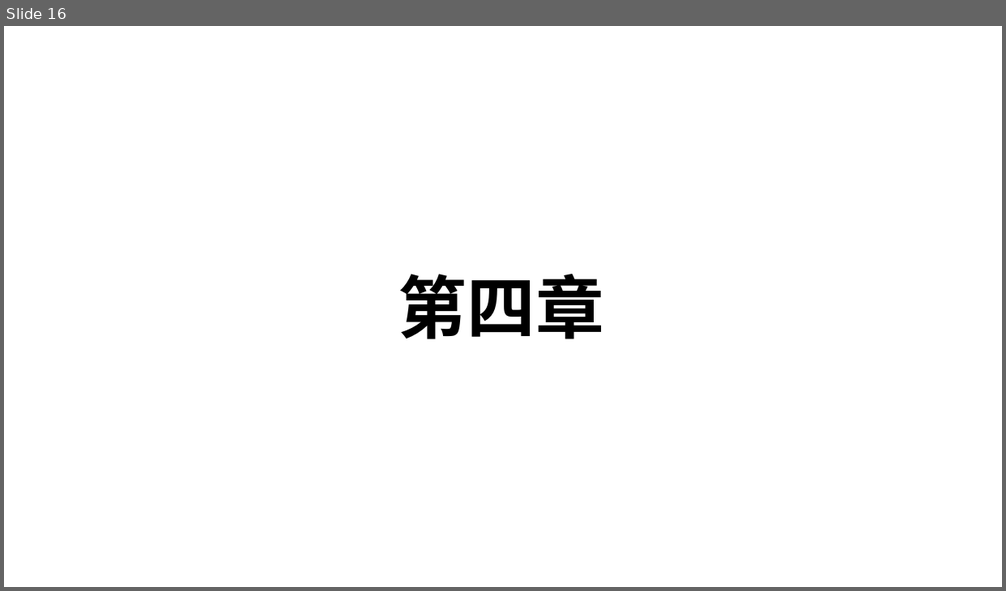
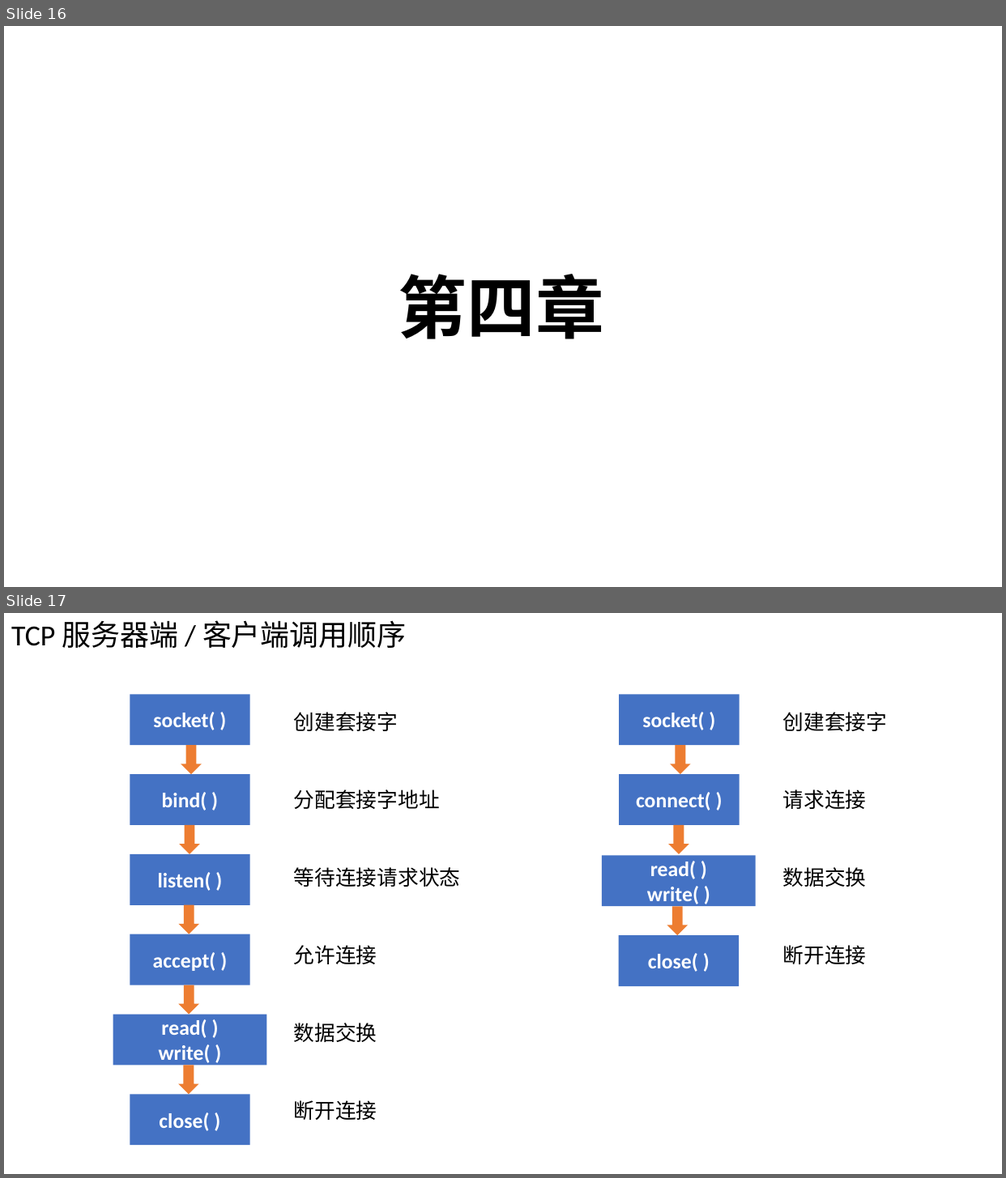
Before and after one commit to Chao200/TCP-IP-Network-Programming, a slide deck: TCP:IP 网络编程.pptx. Shown one above the other, each under a label of ours: slide 16 before the commit, slides 16 and 17 after it. The pictures are 1006x591 and 1006x1178 pixels, drawn with LibreOffice and Linux fonts; fonts in the diff are those of the drawing. Boxes give left, top, right and bottom in pixels: in the first picture for what was removed or moved away, otherwise in the second. Text is boxed around its words. In the diff, an @@ line names an element or a change of style, - is before the commit and + after.

```diff
--- a/TCP:IP 网络编程.pptx
+++ b/TCP:IP 网络编程.pptx
@@ slide 17 added at <box>4,613,1002,1174</box>, background #FFFFFF @@
@@ text added at <box>11,620,406,648</box>, 28 pt, text #000000 @@
+TCP 服务器端 / 客户端调用顺序
@@ rectangle added at <box>130,695,250,746</box>, fill #4472C4, 20 pt, text #FFFFFF, bold @@
+socket( )
@@ rectangle added at <box>620,695,740,746</box>, fill #4472C4, 20 pt, text #FFFFFF, bold @@
+socket( )
@@ text added at <box>294,712,398,731</box>, 20 pt, text #000000 @@
+创建套接字
@@ text added at <box>783,712,887,731</box>, 20 pt, text #000000 @@
+创建套接字
@@ down arrow added at <box>181,746,202,775</box>, fill #ED7D31 @@
@@ down arrow added at <box>671,746,691,775</box>, fill #ED7D31 @@
@@ rectangle added at <box>130,774,250,825</box>, fill #4472C4, 20 pt, text #FFFFFF, bold @@
+bind( )
@@ rectangle added at <box>620,774,740,825</box>, fill #4472C4, 20 pt, text #FFFFFF, bold @@
+connect( )
@@ text added at <box>294,790,440,809</box>, 20 pt, text #000000 @@
+分配套接字地址
@@ text added at <box>783,790,867,809</box>, 20 pt, text #000000 @@
+请求连接
@@ down arrow added at <box>179,825,200,855</box>, fill #ED7D31 @@
@@ down arrow added at <box>669,825,690,855</box>, fill #ED7D31 @@
@@ rectangle added at <box>130,854,250,905</box>, fill #4472C4, 20 pt, text #FFFFFF, bold @@
+listen( )
@@ rectangle added at <box>602,855,756,906</box>, fill #4472C4, 20 pt, text #FFFFFF, bold @@
+read( )
+write( )
@@ text added at <box>294,867,461,887</box>, 20 pt, text #000000 @@
+等待连接请求状态
@@ text added at <box>783,867,867,887</box>, 20 pt, text #000000 @@
+数据交换
@@ down arrow added at <box>178,905,199,934</box>, fill #ED7D31 @@
@@ down arrow added at <box>667,906,688,935</box>, fill #ED7D31 @@
@@ rectangle added at <box>130,934,250,985</box>, fill #4472C4, 20 pt, text #FFFFFF, bold @@
+accept( )
@@ text added at <box>294,945,377,965</box>, 20 pt, text #000000 @@
+允许连接
@@ rectangle added at <box>619,935,739,986</box>, fill #4472C4, 20 pt, text #FFFFFF, bold @@
+close( )
@@ text added at <box>783,945,867,965</box>, 20 pt, text #000000 @@
+断开连接
@@ down arrow added at <box>178,985,199,1014</box>, fill #ED7D31 @@
@@ rectangle added at <box>113,1014,266,1065</box>, fill #4472C4, 20 pt, text #FFFFFF, bold @@
+read( )
+write( )
@@ text added at <box>294,1023,377,1042</box>, 20 pt, text #000000 @@
+数据交换
@@ down arrow added at <box>178,1065,199,1094</box>, fill #ED7D31 @@
@@ rectangle added at <box>130,1094,250,1145</box>, fill #4472C4, 20 pt, text #FFFFFF, bold @@
+close( )
@@ text added at <box>294,1101,377,1120</box>, 20 pt, text #000000 @@
+断开连接
```
Also in this commit, not shown: 15 other slides added.
